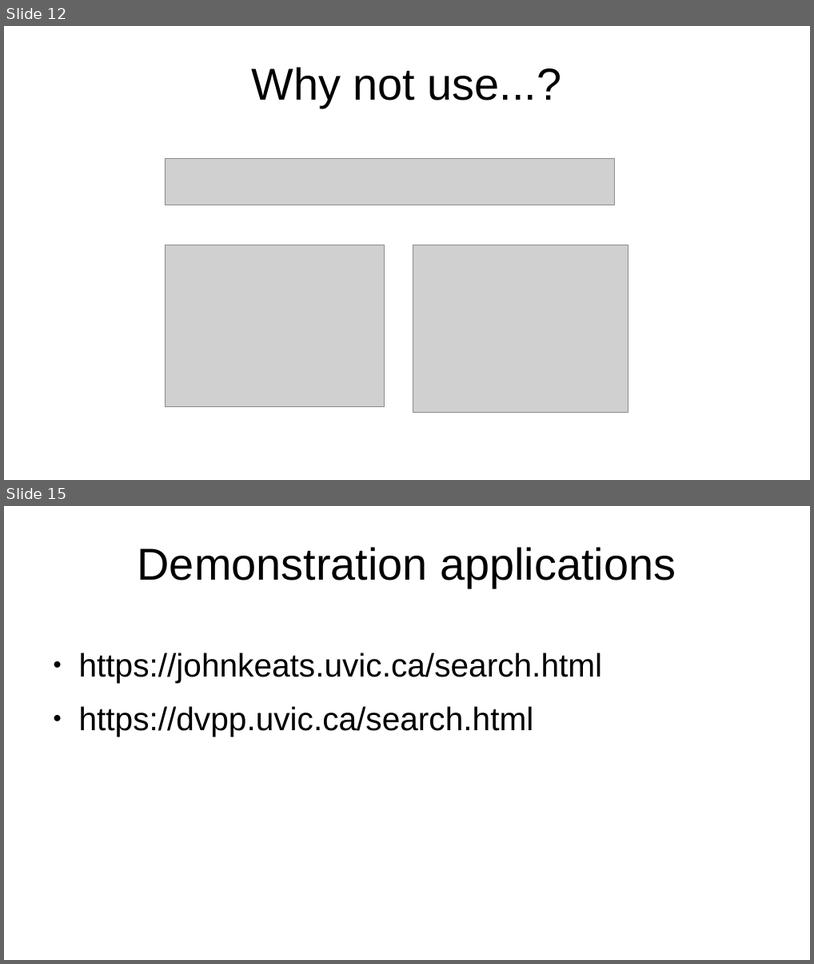
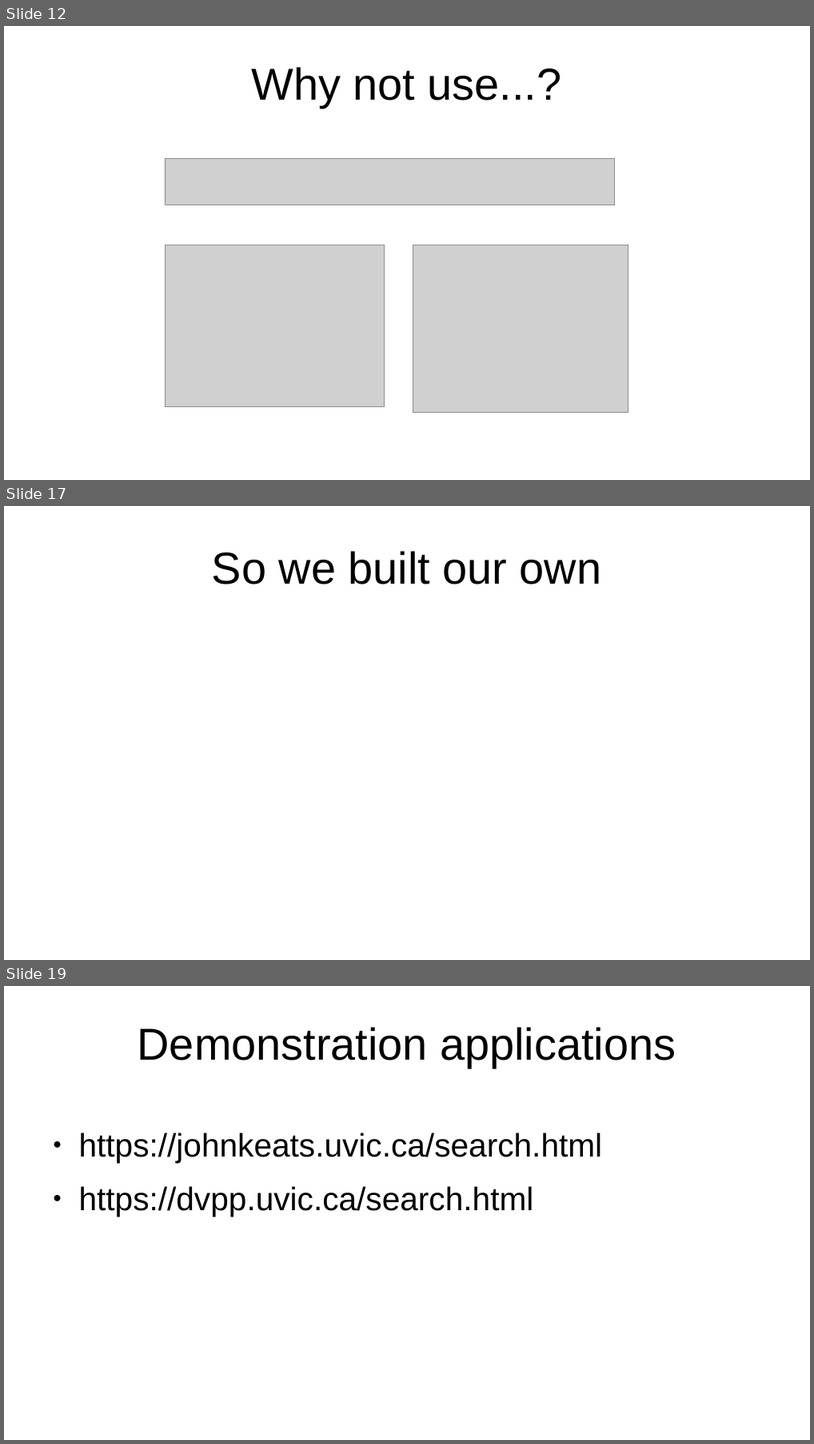
Before and after one commit to projectEndings/Endings, a slide deck: presentations/dhsi2020/staticSearch.odp. Shown one above the other, each under a label of ours: slides 12 and 15 before the commit, slides 12, 17 and 19 after it; the slides between them are not shown. The pictures are 814x964 and 814x1444 pixels, drawn with LibreOffice and Linux fonts; fonts in the diff are those of the drawing; grey boxes stand for pictures. Boxes give left, top, right and bottom in pixels: in the first picture for what was removed or moved away, otherwise in the second. Text is boxed around its words. In the diff, an @@ line names an element or a change of style, - is before the commit and + after.

```diff
--- a/presentations/dhsi2020/staticSearch.odp
+++ b/presentations/dhsi2020/staticSearch.odp
@@ slide 17 added at (x1=4, y1=506, x2=810, y2=960), background #FFFFFF @@
@@ title added at (x1=212, y1=551, x2=602, y2=584), 44 pt, text #000000 @@
+So we built our own
@@ what was slide 15 is now slide 19 @@
```
Also in this commit, not shown: 5 slides changed, 3 other slides added, 2 other files.
